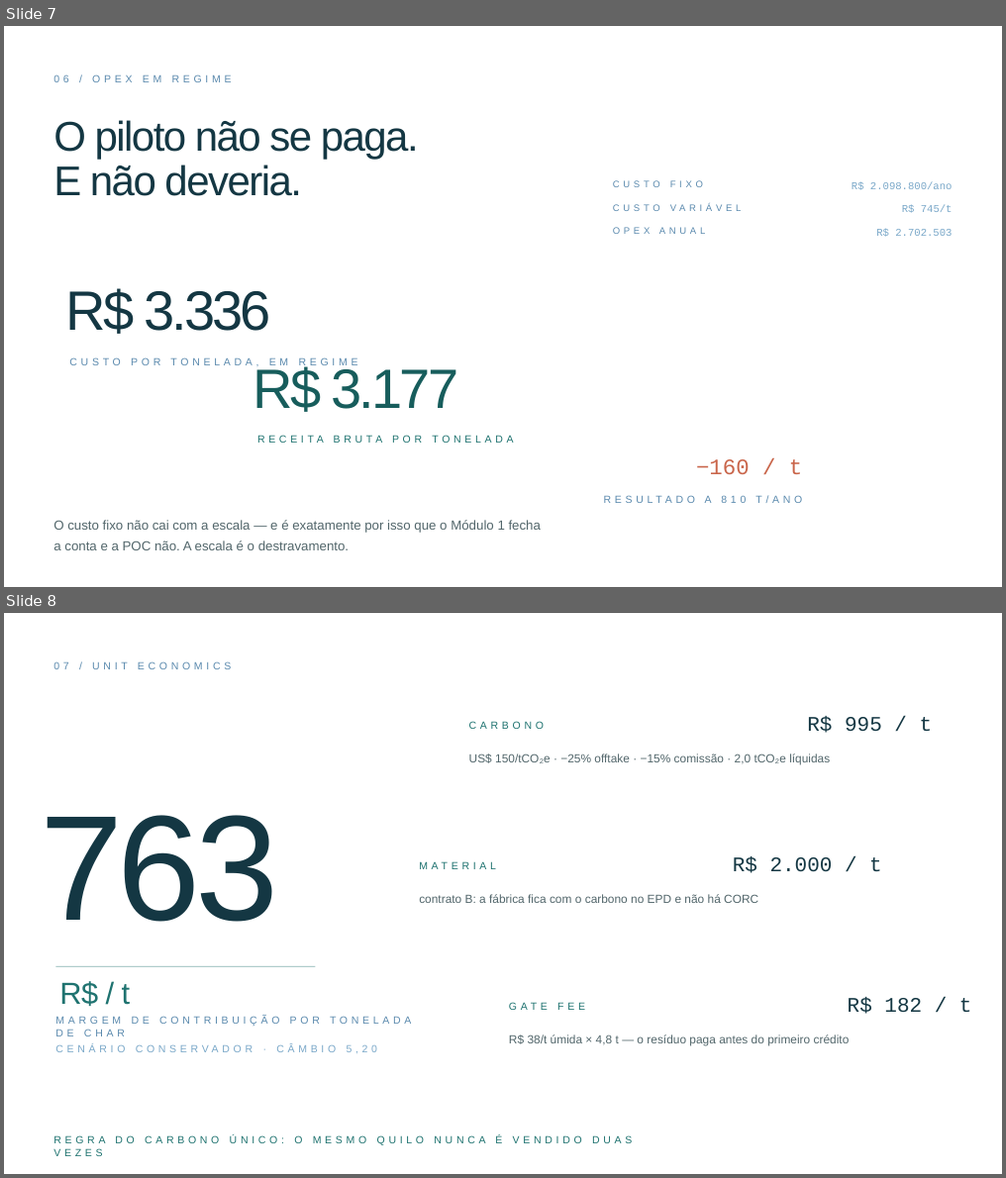
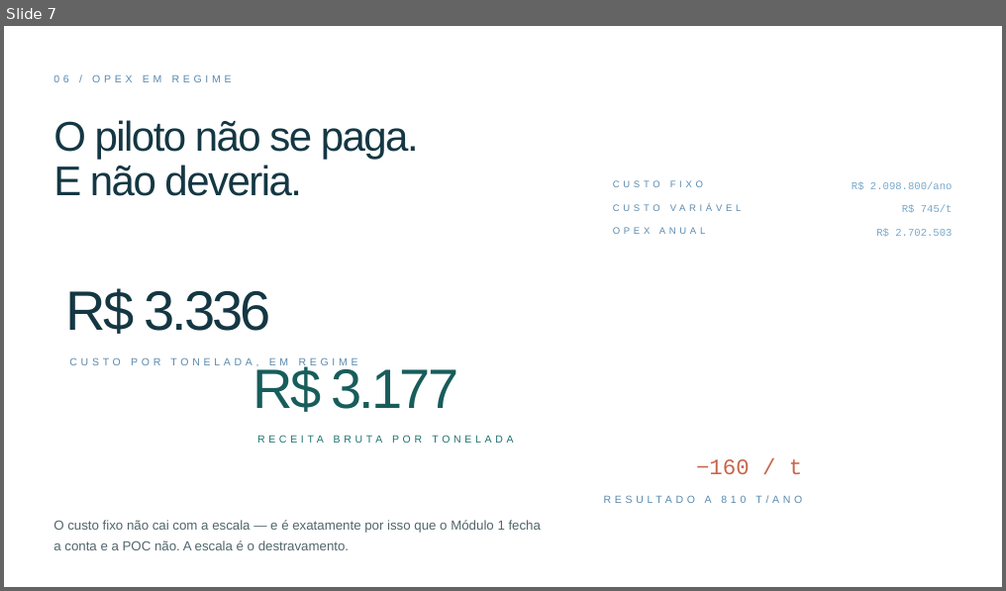
Before and after one commit to lubritto-hub/clipping, a slide deck: deck/poc-biochar-capex-opex.pptx. Shown one above the other, each under a label of ours: slides 7 and 8 before the commit, slide 7 after it. The pictures are 1006x1178 and 1006x591 pixels, drawn with LibreOffice and Linux fonts; fonts in the diff are those of the drawing; background and template pictures are left out. Boxes give left, top, right and bottom in pixels: in the first picture for what was removed or moved away, otherwise in the second. Text is boxed around its words. In the diff, an @@ line names an element or a change of style, - is before the commit and + after.

```diff
--- a/deck/poc-biochar-capex-opex.pptx
+++ b/deck/poc-biochar-capex-opex.pptx
@@ slide 8 removed at [4,613,1002,1174], background picture (left out) @@
@@ text removed at [54,662,231,669] @@
-07 / UNIT ECONOMICS
@@ text removed at [469,721,544,729] @@
-CARBONO
@@ text removed at [807,716,933,733] @@
-R$ 995 / t
@@ text removed at [469,754,830,764] @@
-US$ 150/tCO₂e · −25% offtake · −15% comissão · 2,0 tCO₂e líquidas
@@ text removed at [40,815,278,922] @@
-763
@@ text removed at [419,861,496,869] @@
-MATERIAL
@@ text removed at [733,857,882,873] @@
-R$ 2.000 / t
@@ text removed at [419,894,758,903] @@
-contrato B: a fábrica fica com o carbono no EPD e não há CORC
@@ rectangle removed at [55,966,315,967] @@
@@ text removed at [59,981,131,1006] @@
-R$ / t
@@ text removed at [847,998,972,1014] @@
-R$ 182 / t
@@ text removed at [55,1016,411,1037] @@
-MARGEM DE CONTRIBUIÇÃO POR TONELADA DE CHAR
@@ text removed at [509,1002,585,1010] @@
-GATE FEE
@@ text removed at [55,1045,378,1054] @@
-CENÁRIO CONSERVADOR · CÂMBIO 5,20
@@ text removed at [509,1035,849,1047] @@
-R$ 38/t úmida × 4,8 t — o resíduo paga antes do primeiro crédito
@@ text removed at [54,1136,632,1157] @@
-REGRA DO CARBONO ÚNICO: O MESMO QUILO NUNCA É VENDIDO DUAS VEZES
```
Also in this commit, not shown: 3 slides changed, 1 slide added, 3 other files.
